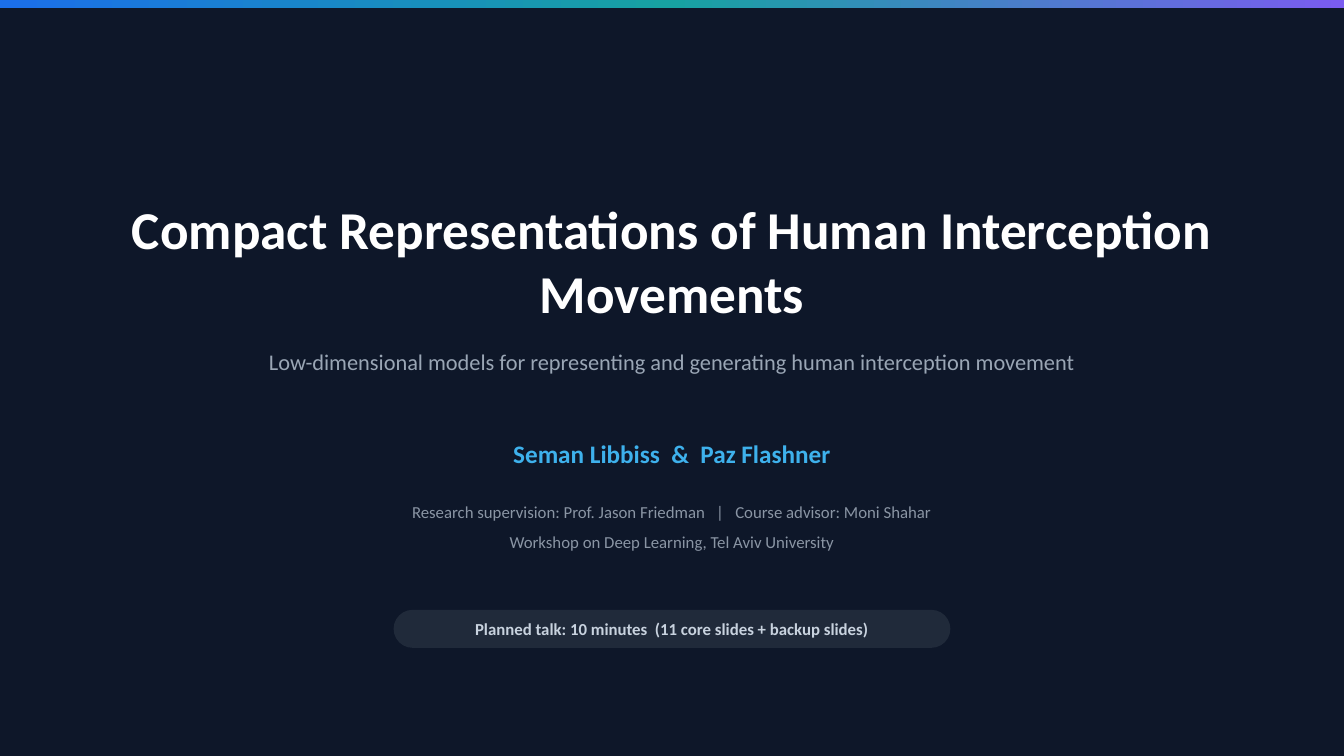
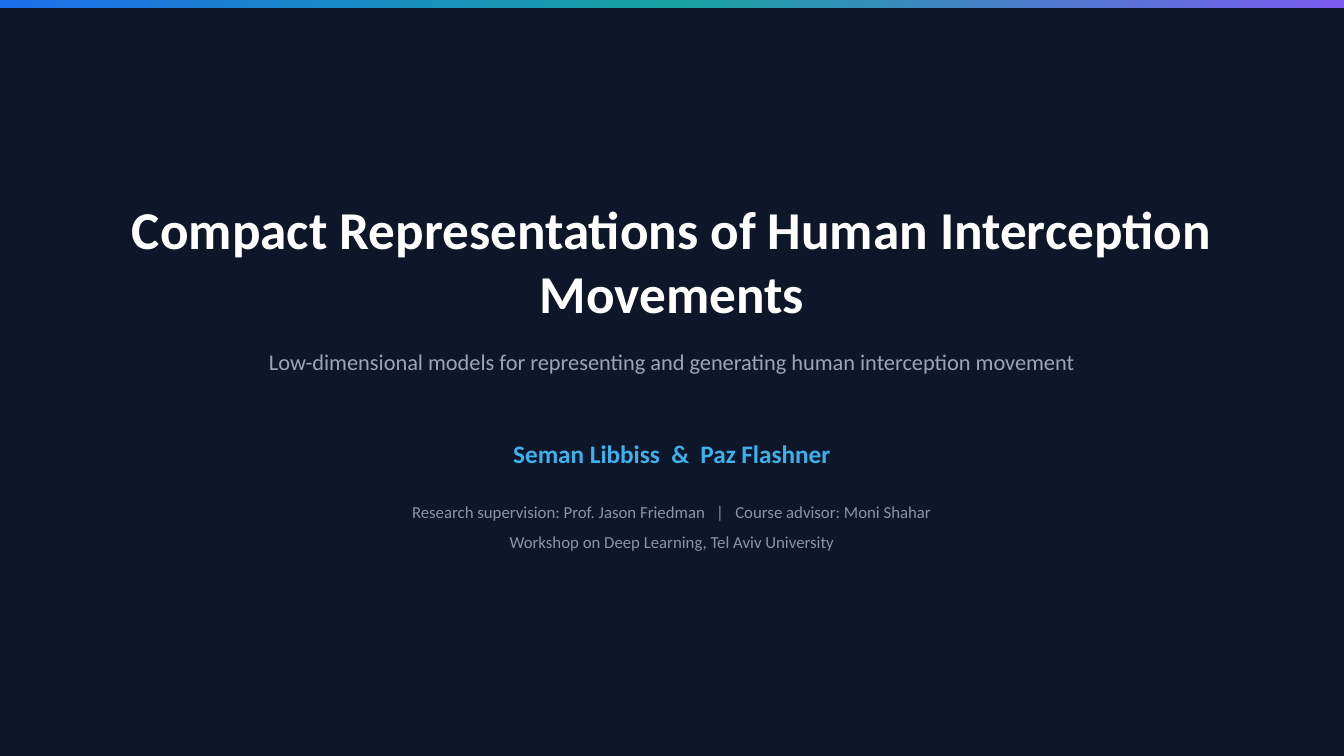
Before and after one commit to pazflashner/interception-movements-dl, a slide deck: slide 1 of production/Interception_Movements_Presentation_Styled.pptx. Drawn at 1344x756 pixels with LibreOffice and Linux fonts; fonts in the diff are those of the drawing. Boxes give left, top, right and bottom in pixels: in the first picture for what was removed or moved away, otherwise in the second. Text is boxed around its words. In the diff, an @@ line names an element or a change of style, - is before the commit and + after.

```diff
--- a/production/Interception_Movements_Presentation_Styled.pptx
+++ b/production/Interception_Movements_Presentation_Styled.pptx
@@ rounded rectangle removed at [393,610,950,648] @@
-Planned talk: 10 minutes (11 core slides + backup slides)
```
Also in this commit, not shown: 10 other slides changed, 5 other files.
